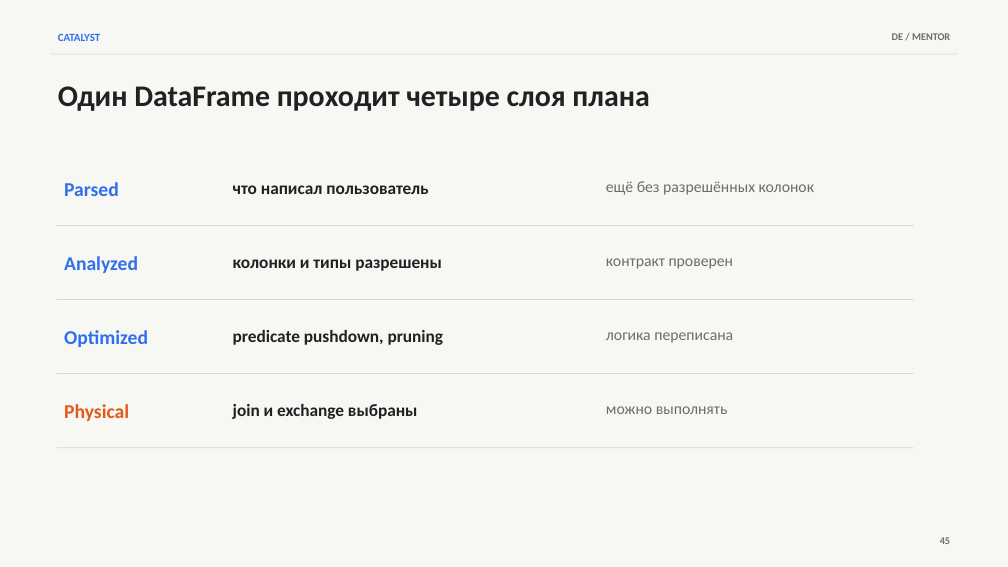
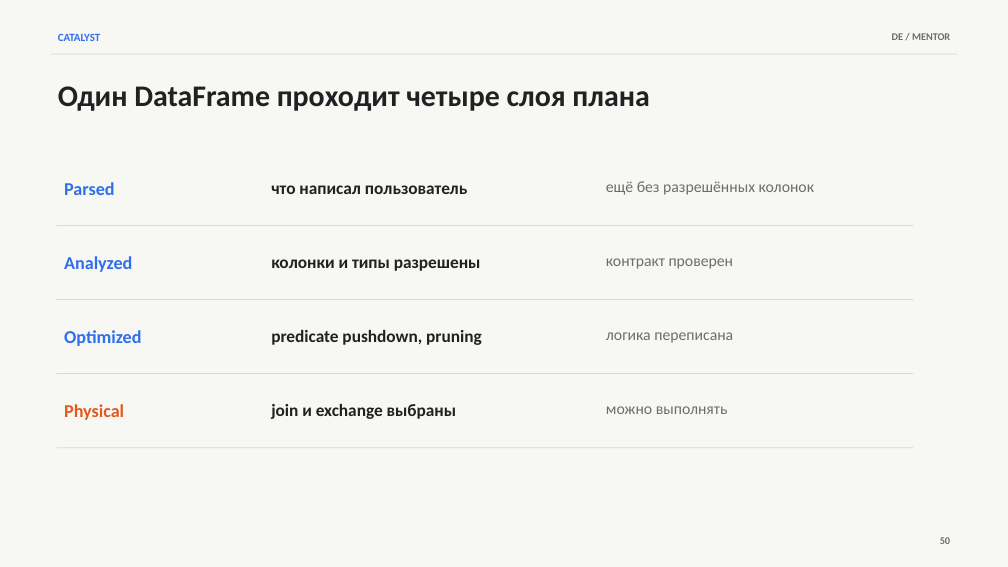
Before and after one commit to PaulKov/de-mentor, a slide deck: slide 50 of lessons/lesson-04/artifacts/apache-spark-foundations-theory.pptx (slide 45 before the commit). Drawn at 1008x567 pixels with LibreOffice and Linux fonts; fonts in the diff are those of the drawing. Boxes give left, top, right and bottom in pixels: in the first picture for what was removed or moved away, otherwise in the second. Text is boxed around its words. In the diff, an @@ line names an element or a change of style, - is before the commit and + after.

```diff
--- a/lessons/lesson-04/artifacts/apache-spark-foundations-theory.pptx
+++ b/lessons/lesson-04/artifacts/apache-spark-foundations-theory.pptx
@@ text "что написал пользователь": place and size @@
-text "что написал пользователь" at [233, 185, 428, 194]
+text "что написал пользователь" at [271, 185, 467, 194]
@@ text "колонки и типы разрешены": place and size @@
-text "колонки и типы разрешены" at [233, 259, 442, 271]
+text "колонки и типы разрешены" at [271, 259, 481, 271]
@@ text "predicate pushdown, pruning": place and size @@
-text "predicate pushdown, pruning" at [233, 330, 444, 345]
+text "predicate pushdown, pruning" at [271, 330, 482, 345]
@@ size 18.8 to 17.2 pt in 4 elements at [64, 182, 115, 195], [64, 256, 132, 272], [64, 330, 141, 346], [64, 404, 124, 420] @@
@@ text "join и exchange выбраны": place and size @@
-text "join и exchange выбраны" at [233, 404, 418, 419]
+text "join и exchange выбраны" at [271, 404, 457, 419]
@@ text at [940, 537, 950, 544]: text changed @@
-45
+50
```
Also in this commit, not shown: 37 other slides changed, 6 slides added, 32 other files.
